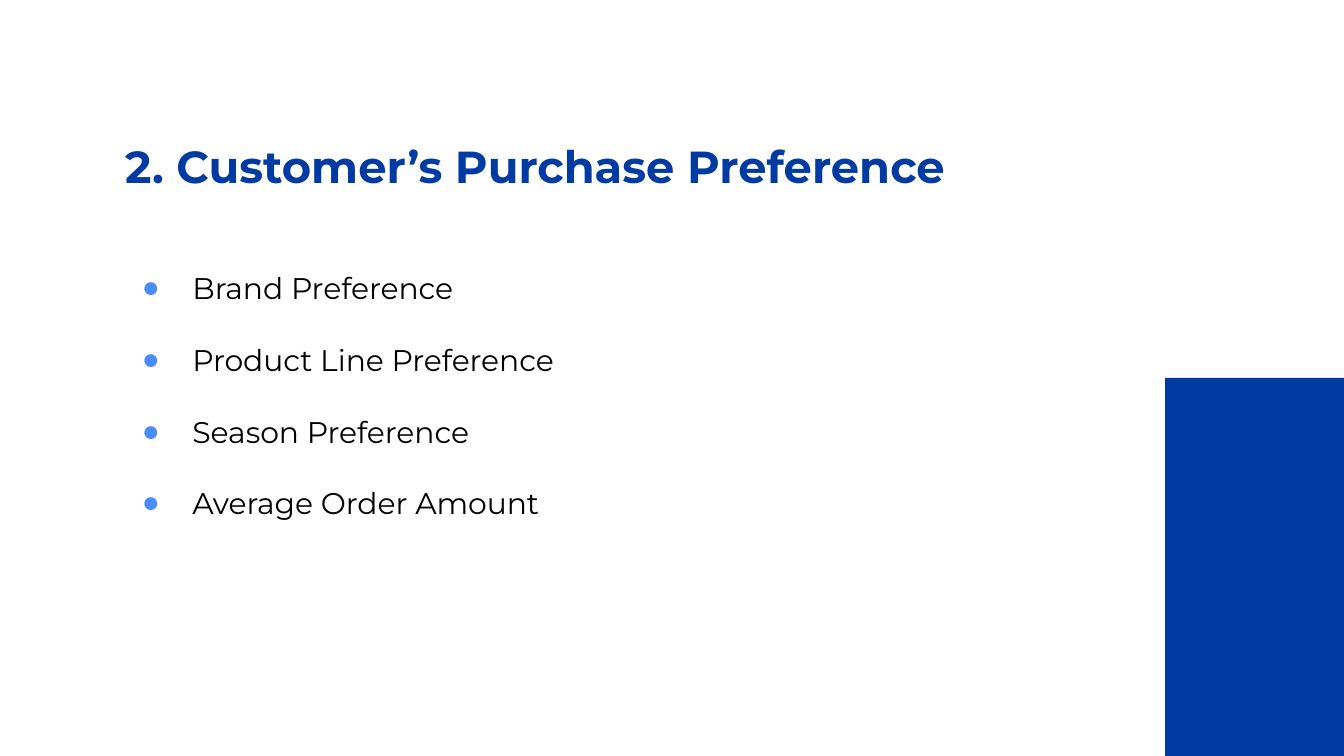
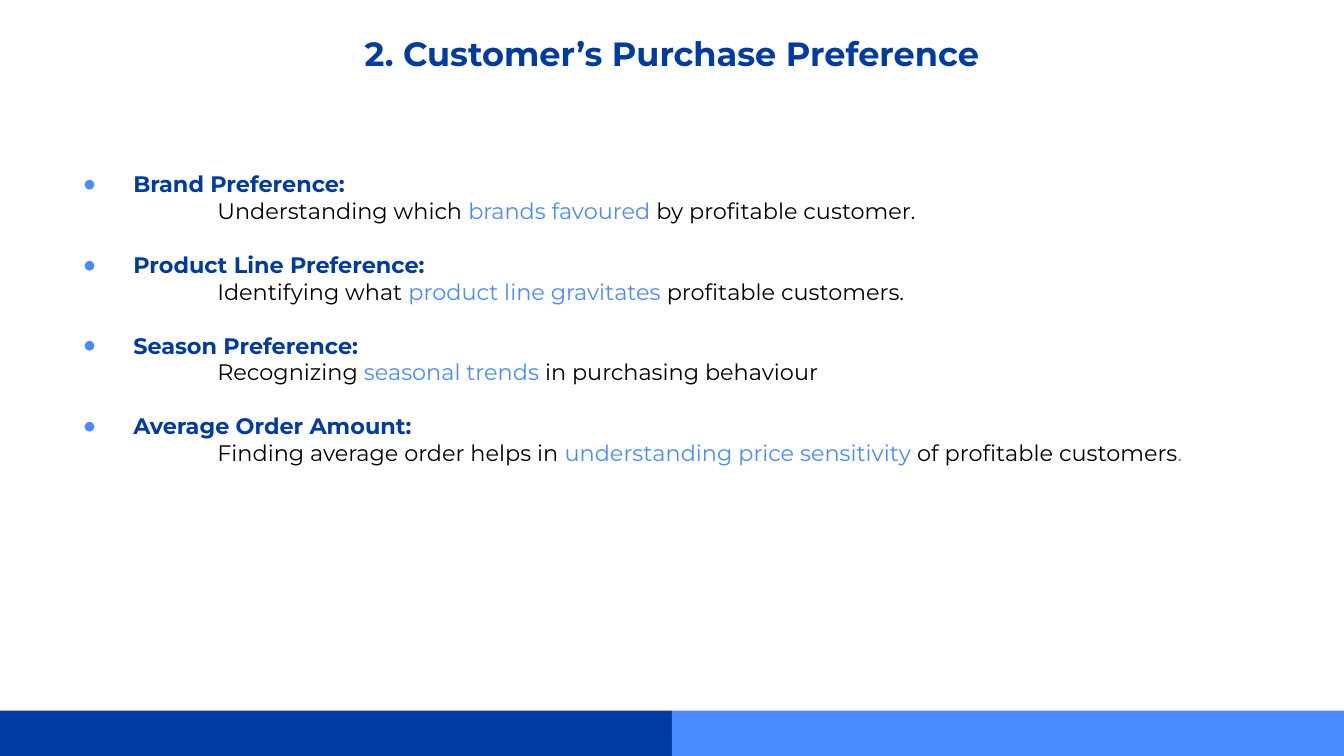
Before and after one commit to anjalihansda16/Customer-Segmentation, a slide deck: slide 18 of ppt/Customer Segmentation.pptx (slide 17 before the commit). Drawn at 1344x756 pixels with LibreOffice and Linux fonts; fonts in the diff are those of the drawing. Boxes give left, top, right and bottom in pixels: in the first picture for what was removed or moved away, otherwise in the second. Text is boxed around its words. In the diff, an @@ line names an element or a change of style, - is before the commit and + after.

```diff
--- a/ppt/Customer Segmentation.pptx
+++ b/ppt/Customer Segmentation.pptx
@@ title "2. Customer’s Purchase Preference": place and size @@
-title "2. Customer’s Purchase Preference" at bbox=[125, 149, 945, 184]
+title "2. Customer’s Purchase Preference" at bbox=[365, 40, 979, 67]
@@ title "2. Customer’s Purchase Preference" at bbox=[365, 40, 979, 67]: size 24 to 18 pt; alignment left to centre @@
@@ subtitle at bbox=[133, 175, 1182, 466]: text changed; size 16 to 12 pt @@
-● Brand Preference
-● Product Line Preference
-● Season Preference
-● Average Order Amount
+● Brand Preference:
+Understanding which brands favoured by profitable customer.
+● Product Line Preference:
+Identifying what product line gravitates profitable customers.
+● Season Preference:
+Recognizing seasonal trends in purchasing behaviour
+● Average Order Amount:
+Finding average order helps in understanding price sensitivity of profitable customers.
@@ rectangle removed at bbox=[1165, 378, 1344, 755] @@
@@ rectangle added at bbox=[0, 711, 672, 756], fill #003BA3 @@
@@ rectangle added at bbox=[672, 711, 1344, 756], fill #4A8CFF @@
```
Also in this commit, not shown: 12 other slides changed, 1 slide added.
